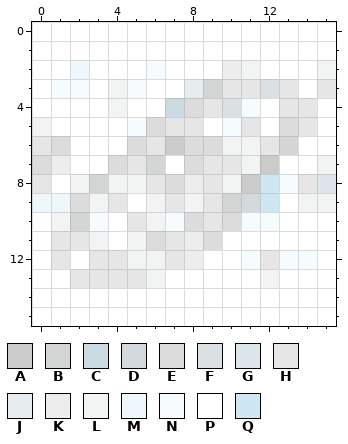
Pixel-art sprite: favicon-16x16.png. That is the earlier state.
The file is 16x16 pixels. Colours within 5 levels of each other are drawn and written as one.
Palette (. is transparent): A #cbcbcb  B #d4d5d5  C #ccdbe2  D #d3d9dc  E #dcdcdc  F #dbe0e2  G #dce5e9  H #e6e6e6  J #e7ecee  K #ededed  L #f2f3f3  M #eef7fb  N #f6fbfd  P #ffffff  Q #cfe7f2
After:
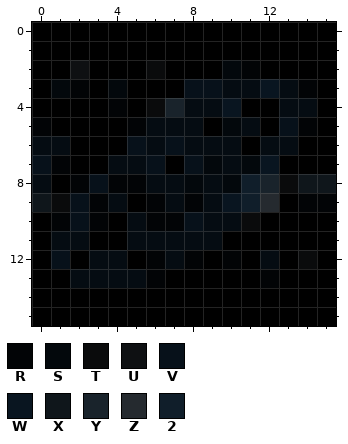
Colours new in this view: R #020406  S #03080c  T #0a0b0c  U #0e1012  V #07111a  W #091520  X #0f161b  Y #19232b  Z #252a2f  2 #101e2a
The edit:
colour H: #e6e6e6 -> #050c12
colour P: #ffffff -> #000000
y 2: x 2 M -> U; x 6 N -> T; x 10..11 KL -> SR; x 15 L -> P
y 3: x 1..2 NN -> SR; x 4..5 LN -> SP; x 8..9 JB -> VV; x 12 F -> W; x 14..15 PH -> RP
y 4: x 4 L -> R; x 6..8 PCE -> TYH; x 10..11 FN -> WP
y 5: x 0 L -> R; x 5..6 NE -> RH; x 10 N -> S; x 13..14 EH -> VR
y 6: x 1 E -> H; x 5 E -> V; x 7..11 AEELL -> VHHHP; x 13 B -> H
y 7: x 0..1 EK -> VR; x 4 E -> H; x 6 B -> V; x 8..9 EH -> VS; x 11..12 LA -> SW; x 15 L -> P
y 8: x 2..5 LBLL -> RVRR; x 7..8 EK -> HS; x 10..15 LAQNHG -> S2YTXX
y 9: x 0..3 MMEL -> XTVR; x 6 L -> R; x 8 L -> R; x 10..12 BDQ -> W2Z; x 14..15 LL -> RR
y 10: x 1..3 LBN -> RVR; x 6..8 LNE -> RRV; x 10..12 ENN -> HTP
y 11: x 3 L -> P; x 5..6 LE -> HH; x 8..9 KE -> HH
y 12: x 1 H -> V; x 5..6 LL -> PR; x 8 K -> R; x 10..11 PN -> RP; x 13..14 NN -> PT
y 13: x 6 L -> R; x 12 L -> R
Pixel boxes of the changes (left, top, right, bottom) in both pictures:
changed: (32, 22, 336, 326)
